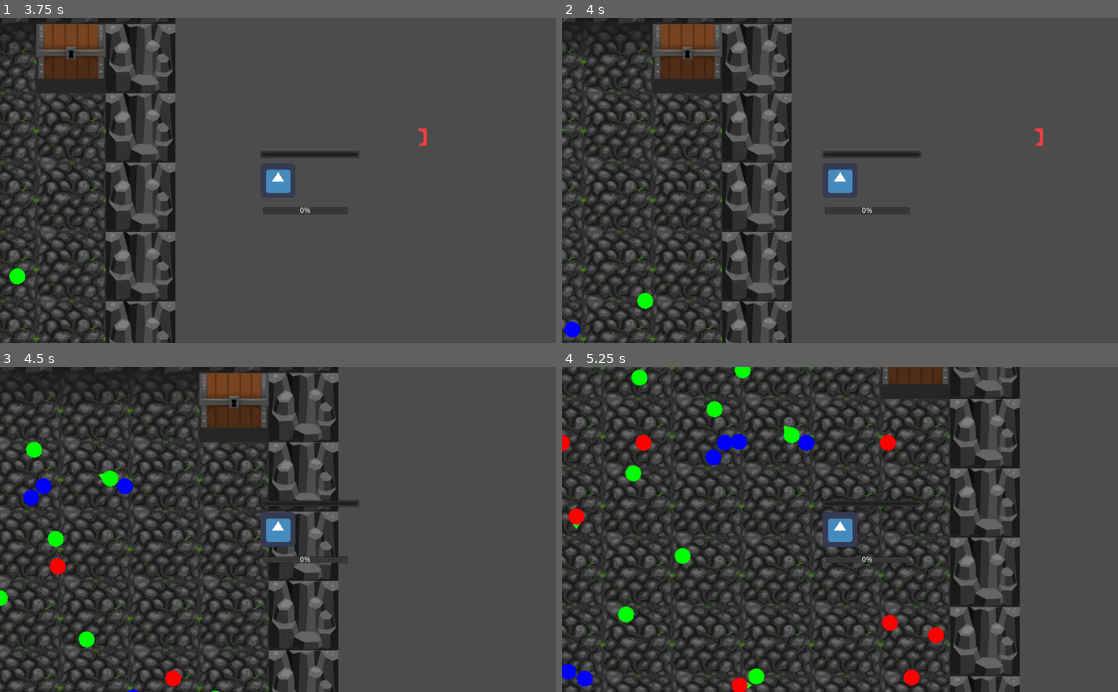
Above: before the commit, frames 1-4 (two rows, left to right).
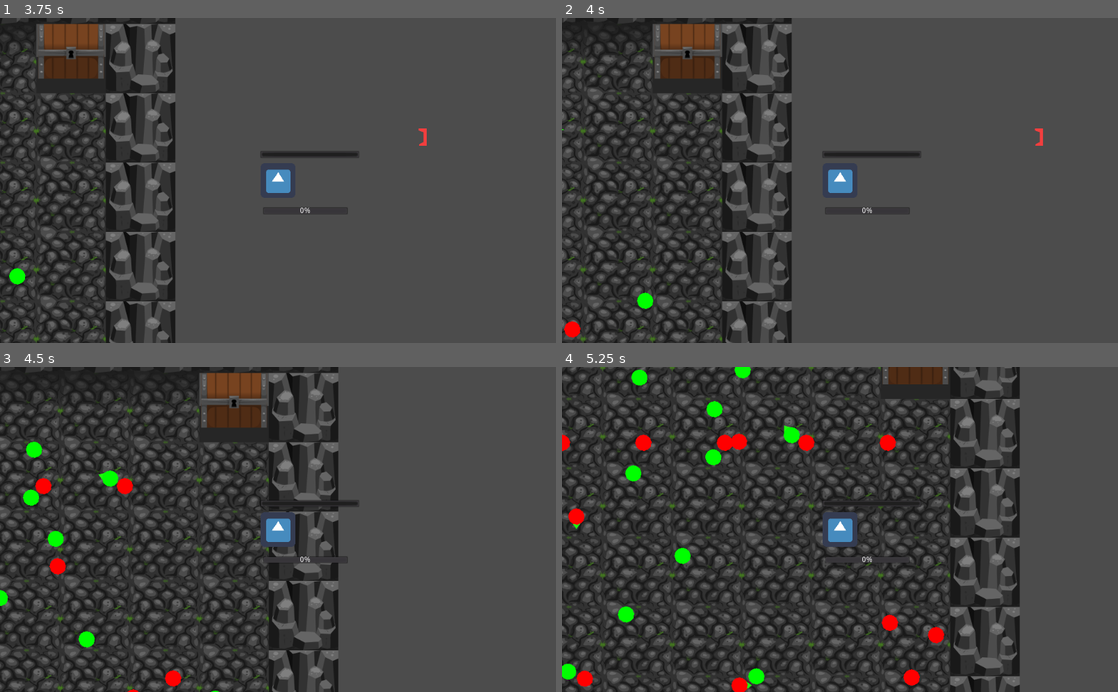
Above: after the commit, the same moments.

Repository: PRFNTX/wejammin
Game: Godot game, scene res://TestScenes/TurretScripting.tscn
Same seed, same stepped clock (60 frames per second), same inputs: the game is played once before the commit and once after it. The project has no main scene, so this scene is started directly. The engine's default icon, where the game draws it, is replaced by a stand-in: a white triangle on a blue panel in a dark square.
Inputs:
- Up to frame 1 (3.75 s): tap Enter at 0.5 s; hold D (move_right) 0.53-1.28 s; hold S (move_down) 1.28-2.03 s; hold D (move_right) 2.03-2.78 s; hold W (move_up) 2.78-3.53 s; hold A (move_left) from 3.53 s (still down)
- Up to frame 2 (4 s): keep holding A (move_left)
- Up to frame 3 (4.5 s): keep holding A (move_left)
- Up to frame 4 (5.25 s): release A (move_left) at 5.03 s; hold S (move_down) from 5.03 s (still down)

Frame 1 is identical in both runs. In frame 2, 0.1% of the frame differs, in the area x 0-4%, y 93-99%; in frame 3, 0.4%; in frame 4, 0.7%, in the area x 0-46%, y 20-99%.

Commit message:
added two test levels in level 3

Diff:
--- a/ProjectGameJam/PlayerNode.gd
+++ b/ProjectGameJam/PlayerNode.gd
@@ -81,10 +81,10 @@
 	var collision = move_and_slide(initial_velocity)
 
 func hit_by_projectile(type):
-	#if type == Projectile.projectile_types.RED:
-	change_health(current_health - 1)
-	#elif type == Projectile.projectile_types.GREEN:
-	#	if current_action_points_value == max_action_points_value and can_player_do_action:
-	#		pass
-	#	else:
-	#		charge_action_bar(current_action_points_value + 1)
+	if type == Projectile.projectile_types.RED:
+		change_health(current_health - 1)
+	elif type == Projectile.projectile_types.GREEN:
+		if current_action_points_value == max_action_points_value and can_player_do_action:
+			pass
+		else:
+			charge_action_bar(current_action_points_value + 1)
--- a/ProjectGameJam/Projectile.gd
+++ b/ProjectGameJam/Projectile.gd
@@ -52,8 +52,9 @@
 	#start_timer(1, "set_active")
 
 func set_passive():
-	sprite.color = Color.blue
-	mode = PASSIVE
+	pass
+	#sprite.color = Color.blue
+	#mode = PASSIVE
 	#if type == projectile_types.RED:
 	#	projectile.set_collision_layer_bit(LAYER_RED, false)
 	#	#$passifier.set_collision_mask_bit(LAYER_RED, false)
